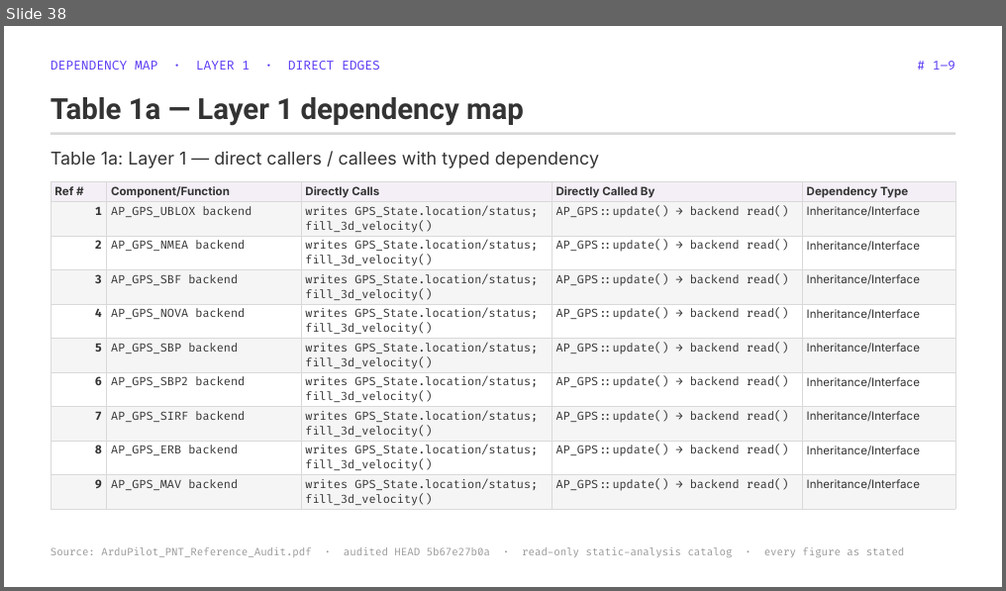
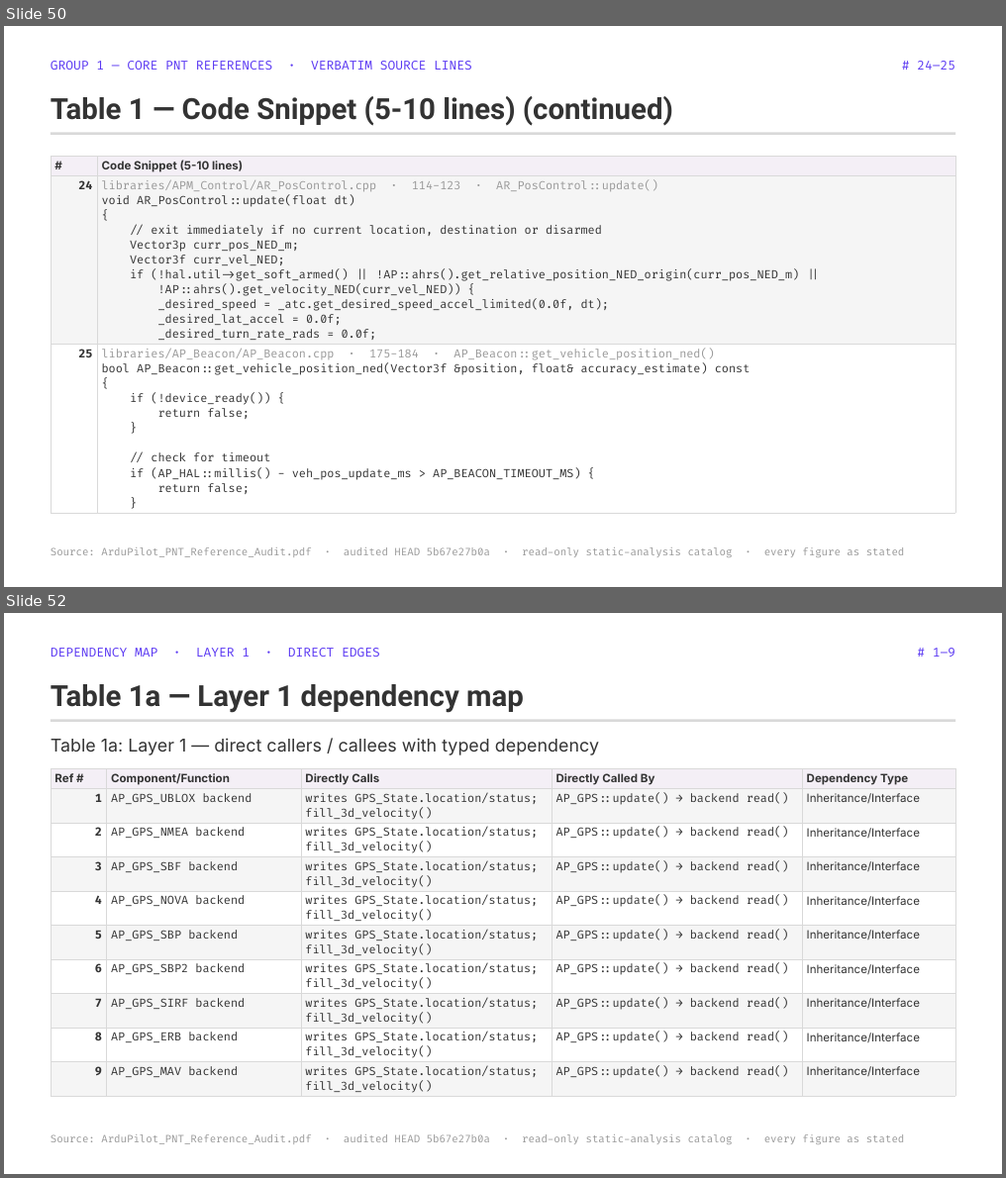
Before and after one commit to blitzy-public-samples/ardupilot-blitzy, a slide deck: blitzy/presentations/ArduPilot_PNT_Reference_Audit_Full_Findings.pptx. Shown one above the other, each under a label of ours: slide 38 before the commit, slides 50 and 52 after it; the slides between them are not shown. The pictures are 1006x591 and 1006x1178 pixels, drawn with LibreOffice and Linux fonts; fonts in the diff are those of the drawing. Boxes give left, top, right and bottom in pixels: in the first picture for what was removed or moved away, otherwise in the second. Text is boxed around its words. In the diff, an @@ line names an element or a change of style, - is before the commit and + after.

```diff
--- a/blitzy/presentations/ArduPilot_PNT_Reference_Audit_Full_Findings.pptx
+++ b/blitzy/presentations/ArduPilot_PNT_Reference_Audit_Full_Findings.pptx
@@ slide 50 added at (4, 26, 1002, 587), background #FFFFFF @@
@@ text added at (51, 61, 472, 70), 12 pt, text #5B39F3 @@
+GROUP 1 — CORE PNT REFERENCES · VERBATIM SOURCE LINES
@@ text added at (917, 61, 955, 70), 12 pt, text #5B39F3 @@
+# 24–25
@@ text added at (51, 96, 673, 126), 28 pt, text #333333, bold @@
+Table 1 — Code Snippet (5-10 lines) (continued)
@@ rectangle added at (51, 132, 955, 135), fill #D9D9D9 @@
@@ table added at (51, 157, 955, 506), 3 rows, 2 columns @@
+# | Code Snippet (5-10 lines)
+24 | libraries/APM_Control/AR_PosControl.cpp · 114-123 · AR_PosControl::update() / void AR_PosControl::update(float dt) / { / // exit immediately if no current location, destination or disarmed / Vector3p curr_pos_NED_m; / Vector3f curr_vel_NED; / if (!hal.util->get_soft_armed() || !AP::ahrs().get_relative_position_NED_origin(curr_pos_NED_m) || / !AP::ahrs().get_velocity_NED(curr_vel_NED)) { / _desired_speed = _atc.get_desired_speed_accel_limited(0.0f, dt); / _desired_lat_accel = 0.0f; / _desired_turn_rate_rads = 0.0f;
+25 | libraries/AP_Beacon/AP_Beacon.cpp · 175-184 · AP_Beacon::get_vehicle_position_ned() / bool AP_Beacon::get_vehicle_position_ned(Vector3f &position, float& accuracy_estimate) const / { / if (!device_ready()) { / return false; / } / // check for timeout / if (AP_HAL::millis() - veh_pos_update_ms > AP_BEACON_TIMEOUT_MS) { / return false; / }
@@ text added at (51, 548, 905, 558), 10 pt, text #999999 @@
+Source: ArduPilot_PNT_Reference_Audit.pdf · audited HEAD 5b67e27b0a · read-only static-analysis catalog · every figure as stated
@@ what was slide 38 is now slide 52 @@
```
Also in this commit, not shown: 1 slide changed, 102 other slides added, 4 slides removed.
